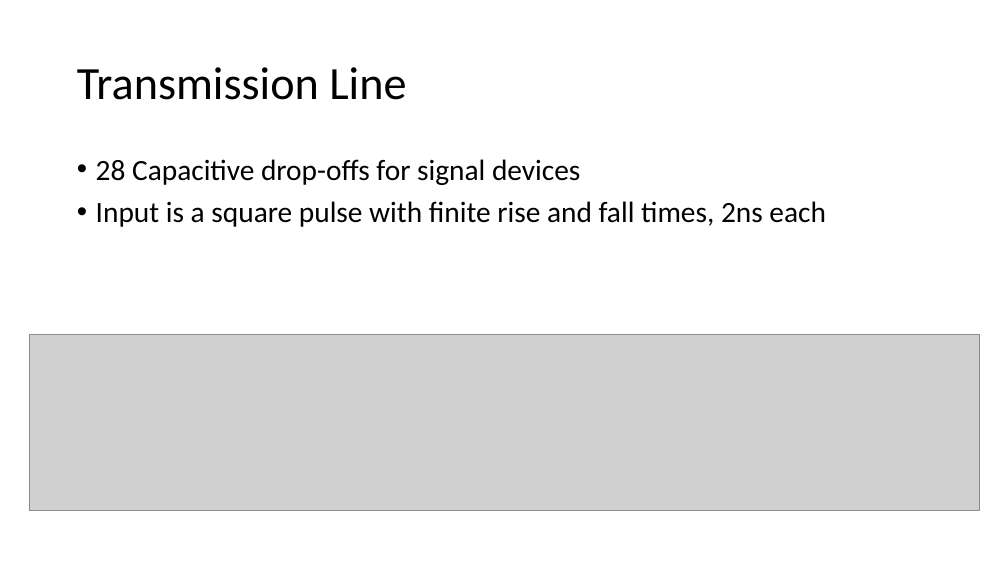
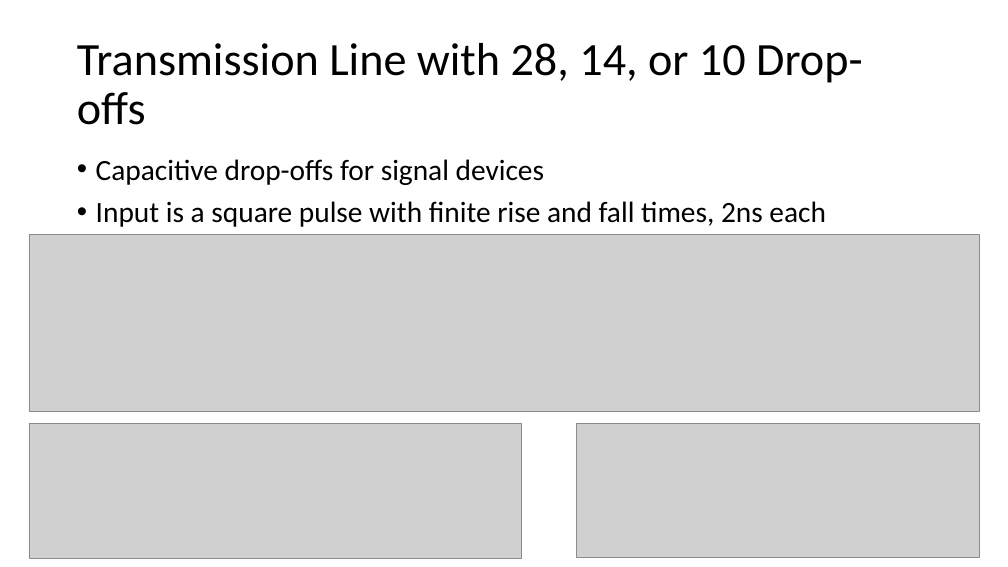
Before and after one commit to danrotsy/lossy, a slide deck: slide 2 of Transmission Lines.pptx. Drawn at 1008x567 pixels with LibreOffice and Linux fonts; fonts in the diff are those of the drawing; grey boxes stand for pictures. Boxes give left, top, right and bottom in pixels: in the first picture for what was removed or moved away, otherwise in the second. Text is boxed around its words. In the diff, an @@ line names an element or a change of style, - is before the commit and + after.

```diff
--- a/Transmission Lines.pptx
+++ b/Transmission Lines.pptx
@@ title at bbox=[77, 43, 863, 125]: text changed @@
-Transmission Line
+Transmission Line with 28, 14, or 10 Drop-offs
@@ text at bbox=[96, 159, 544, 185]: text changed @@
-• 28 Capacitive drop-offs for signal devices
+• Capacitive drop-offs for signal devices
@@ picture: place and size @@
-picture at bbox=[29, 334, 979, 511]
+picture at bbox=[29, 234, 979, 411]
@@ picture added at bbox=[29, 423, 522, 558] @@
@@ picture added at bbox=[576, 423, 979, 558] @@
```
Also in this commit, not shown: 1 slide added, 5 other files.
